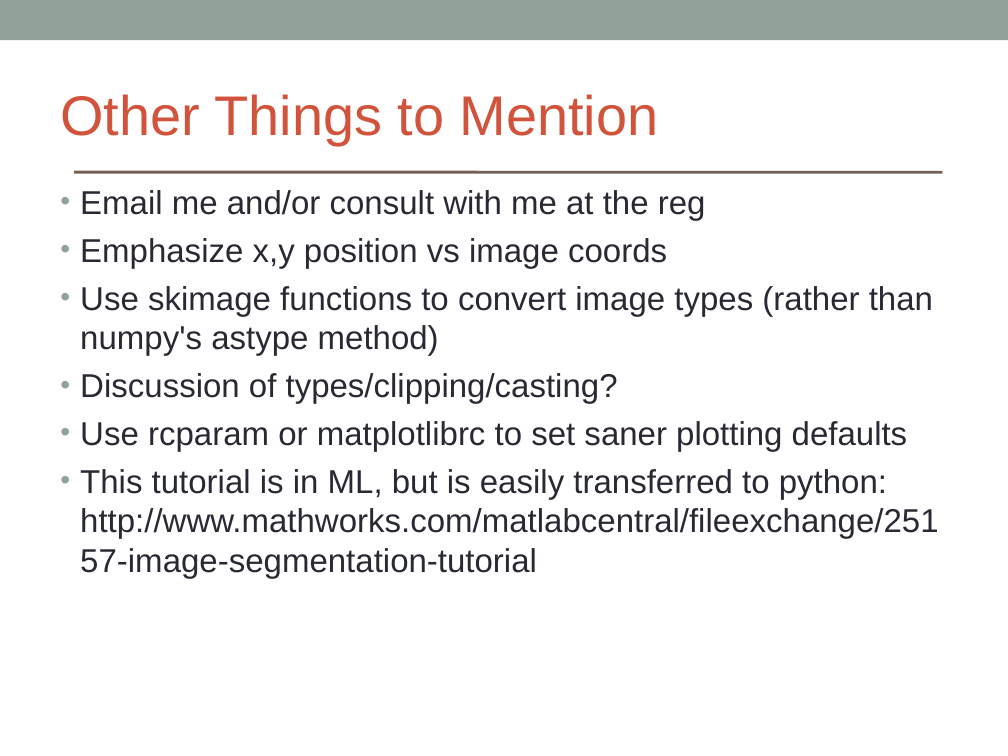
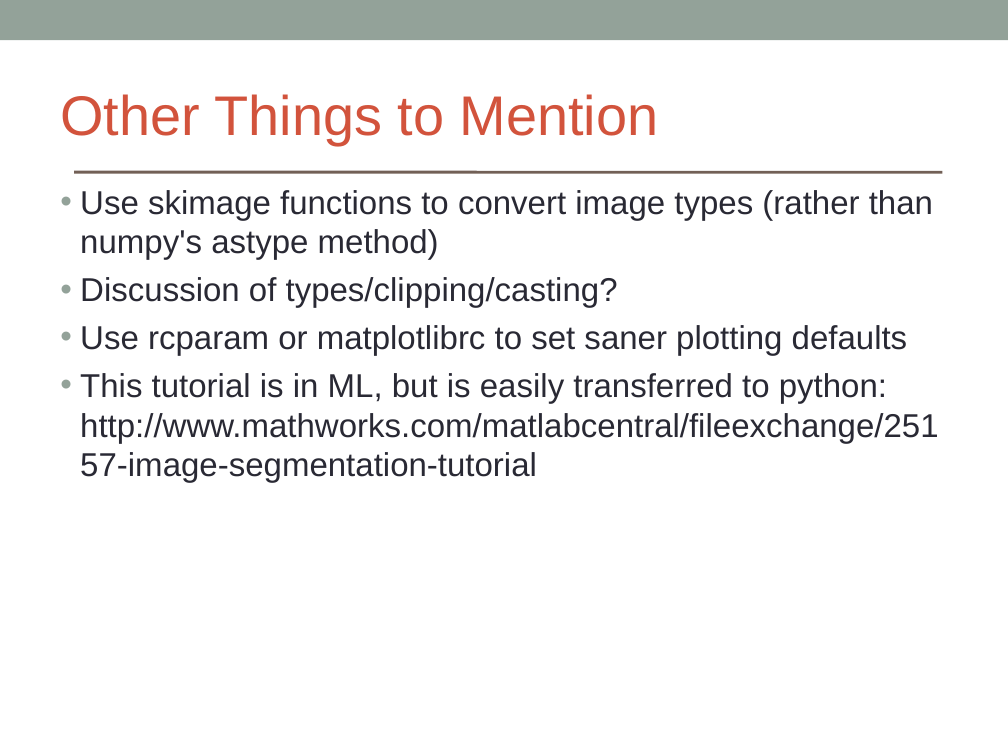
Before and after one commit to brikeats/Image-Analysis-in-Python, a slide deck: slide 18 of ImageAnalysisPython.ppt. Drawn at 1008x756 pixels with LibreOffice and Linux fonts; fonts in the diff are those of the drawing. Boxes give left, top, right and bottom in pixels: in the first picture for what was removed or moved away, otherwise in the second. Text is boxed around its words. In the diff, an @@ line names an element or a change of style, - is before the commit and + after.

```diff
--- a/ImageAnalysisPython.ppt
+++ b/ImageAnalysisPython.ppt
@@ text at bbox=[80, 190, 706, 268]: paragraphs removed @@
-• Email me and/or consult with me at the reg
-• Emphasize x,y position vs image coords
```
Also in this commit, not shown: 6 other slides changed, 2 other files.
